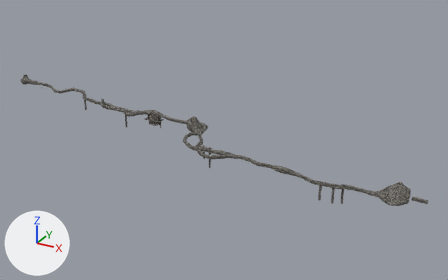
A saved change to the glTF model assets/passage.glb.
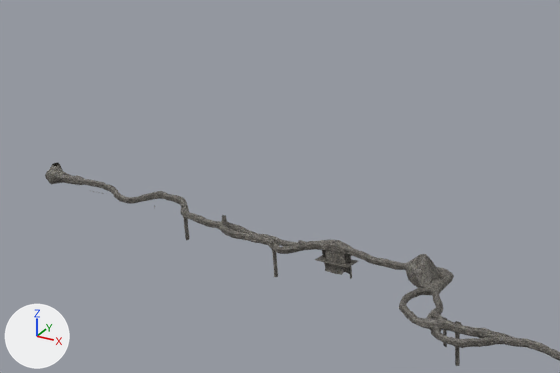
The first picture shows the older version from a camera (50 mm lens) standing at (230.0, -338.0, 166.0) and looking at (37.0, 14.0, -10.0). The close-ups show the older and then the newer version on the part from 0% to 57% of the width and 0% to 61% of the height of that picture. Only the edits that show in the close-ups are written down. Lighting does not change. The marker at lower left points along +X, +Y and +Z. Where no turn or scale is listed for an object, it has been applied to the vertices.

Script lines for the objects in view, before the commit:
```python
me_object_3 = bpy.data.meshes.new('Object_3')
me_object_3.from_pydata(...)  # 4180 vertices, 7839 faces; spans x -163.0..182.0, y -25.0..25.0, z -21.0..6.0
me_object_3.materials.append(mat_material_0)  # picture img_material_0_basecolor
ob_object_3 = bpy.data.objects.new('Object_3', me_object_3)
ob_object_3.location = (0.0, 0.0, 0.0)
```
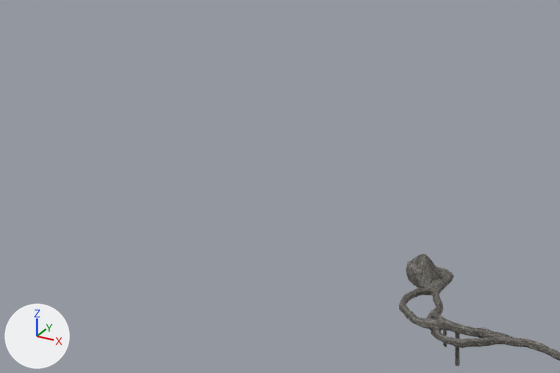
What differs and where, as boxes [x1, y1, x2, y2] in the close-ups (560 x 373 px):
'Object_3', reshaped
    before: [45, 162, 560, 366]
    after: [399, 254, 560, 366]
part 1 of me_object_3, deleted
    before: [113, 186, 462, 335]
part 2 of me_object_3, deleted
    before: [45, 162, 407, 279]

The change, as a diff of the scene's bpy script:
```diff
--- a/assets/passage.glb.py
+++ b/assets/passage.glb.py
@@ me_object_3 @@
 # used by ob_object_3; location = (0.0, 0.0, 0.0)
-me_object_3.from_pydata(...)  # 4180 vertices, 7839 faces; spans x -163.0..182.0, y -25.0..25.0, z -21.0..6.0
+me_object_3.from_pydata(...)  # 1942 vertices, 3848 faces; spans x 9.0..182.0, y -25.0..17.0, z -21.0..6.0
+# me_object_3 part 1: 72 loose pieces with 1059 vertices, spanning x -140.0..134.0, y -17.0..24.0, z -12.0..5.0, are deleted
+# me_object_3 part 2: 1179 vertices removed from x -163.0..9.0, y 6.0..25.0, z -14.0..6.0
 me_object_3.materials.append(mat_material_0)
```
